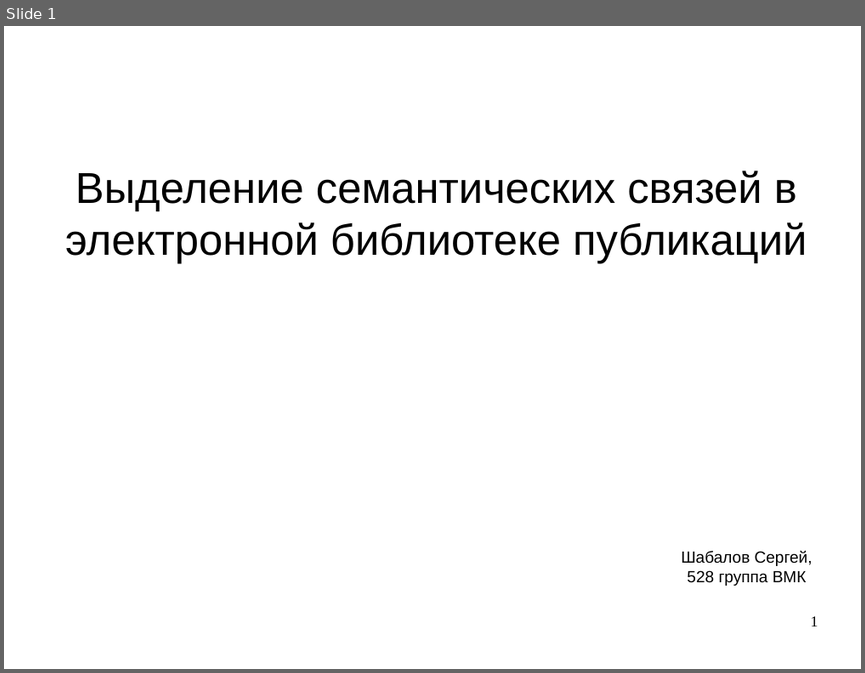
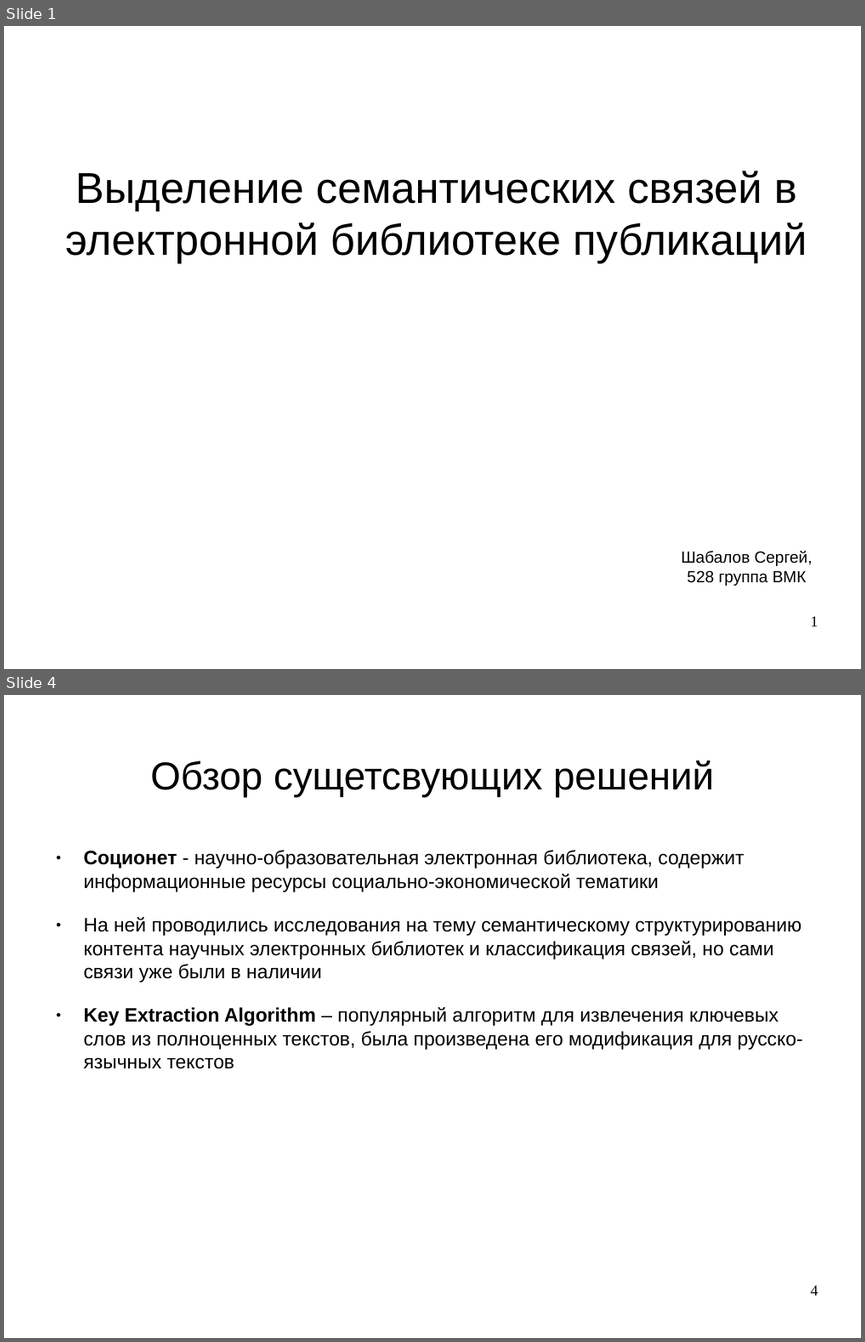
Before and after one commit to kfr2359/SemanticLinkExtraction, a slide deck: docs/final report.odp. Shown one above the other, each under a label of ours: slide 1 before the commit, slides 1 and 4 after it; the slides between them are not shown. The pictures are 865x673 and 865x1342 pixels, drawn with LibreOffice and Linux fonts; fonts in the diff are those of the drawing. Boxes give left, top, right and bottom in pixels: in the first picture for what was removed or moved away, otherwise in the second. Text is boxed around its words. In the diff, an @@ line names an element or a change of style, - is before the commit and + after.

```diff
--- a/docs/final report.odp
+++ b/docs/final report.odp
@@ slide 4 added at (4, 695, 861, 1338), background #FFFFFF @@
@@ title added at (150, 760, 714, 797), 36 pt, text #000000 @@
+Обзор сущетсвующих решений
@@ text added at (84, 850, 803, 1069), 18 pt, text #000000 @@
+● Соционет - научно-образовательная электронная библиотека, содержит информационные ресурсы социально-экономической тематики
+● На ней проводились исследования на тему семантическому структурированию контента научных электронных библиотек и классификация связей, но сами связи уже были в наличии
+● Key Extraction Algorithm – популярный алгоритм для извлечения ключевых слов из полноценных текстов, была произведена его модификация для русско-язычных текстов
@@ page number added at (811, 1285, 818, 1295), 14 pt, text #000000 @@
+4
```
Also in this commit, not shown: 4 slides changed, 1 other slide added, 3 other files.
